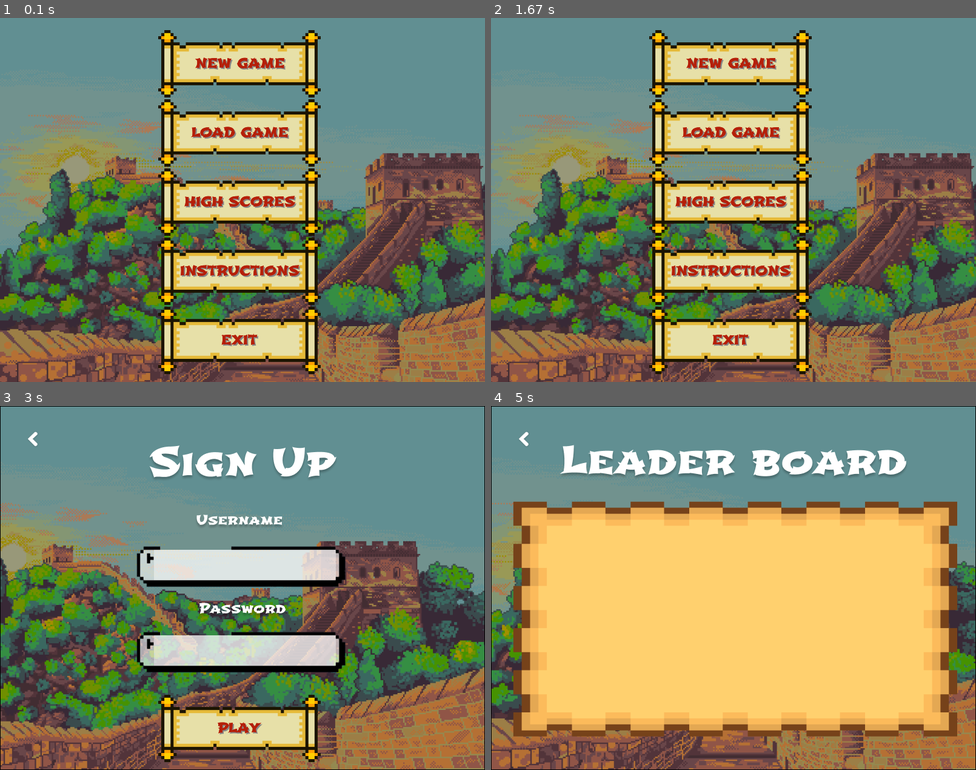
Above: before the commit, frames 1-4 (two rows, left to right).
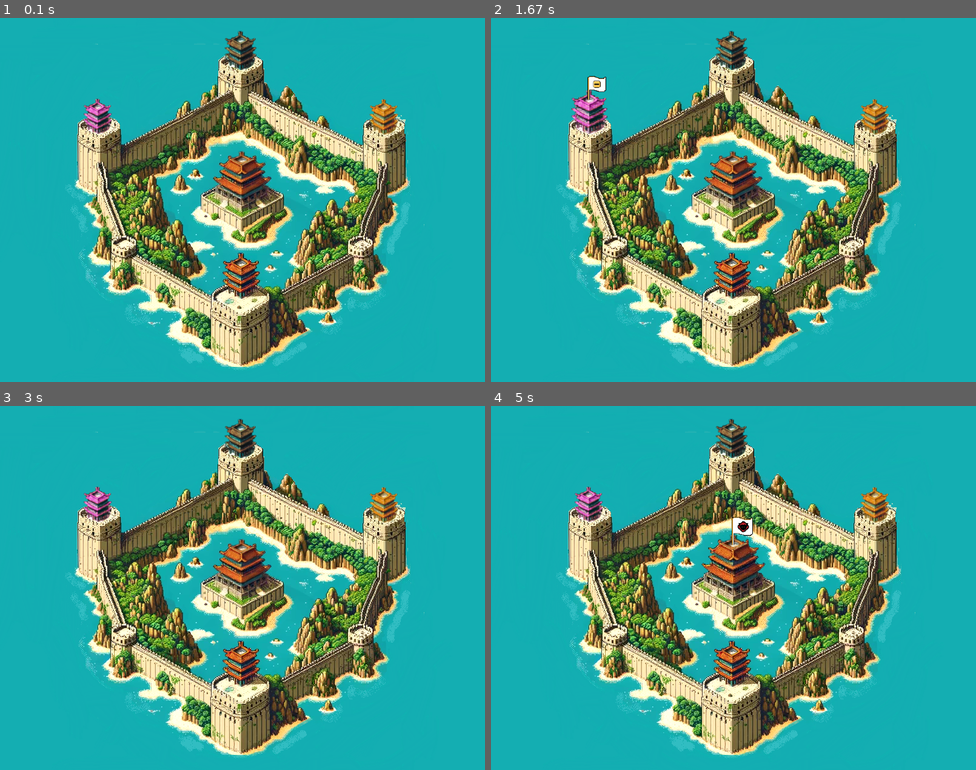
Above: after the commit, the same moments.

Repository: jocelyn-chang/digit-dynasty
Game: pygame game, started from mainMenu.py
The game is run twice, just before and just after one commit, with the same random seed, the same clock (stepped at 60 frames per second) and the same inputs.
Inputs (mouse positions are in pixels of both pictures, inside the frame that each line leads up to):
- Up to frame 1 (0.1 s): no input
- Up to frame 2 (1.67 s): click (733, 200) at 0.38 s; click (617, 203) at 0.72 s; click (588, 119) at 1.55 s
- Up to frame 3 (3 s): click (252, 464) at 1.88 s; click (247, 624) at 2.22 s; click (227, 526) at 2.55 s
- Up to frame 4 (5 s): click (728, 442) at 3.38 s; click (883, 580) at 3.72 s; click (592, 518) at 4.55 s; click (752, 573) at 4.88 s

The runs differ from the first frame. In frame 1, 99% of the frame differs, in the area x 0-100%, y 0-100%; in frame 2, 99%; in frame 3, 99%; in frame 4, 99%.

Commit message:
main menu

Diff:
--- a/mainMenu.py
+++ b/mainMenu.py
@@ -1,6 +1,7 @@
 # Import appropriate libraries
 import pygame, sys, csv
 from Button import Button
+from GameMap import load_map
 
 # Define screen dimensions
 SCREEN_WIDTH = 800
@@ -99,6 +100,7 @@
                     main_menu()
                 elif PLAY_BUTTON.checkInput(GAME_MOUSE_POS):
                     append_to_csv(username, password)
+                    load_map()
                 elif username_rect.collidepoint(event.pos):
                     username_active = not username_active
                     password_active = False
--- a/question.py
+++ b/question.py
@@ -1,5 +1,5 @@
 import random
-from player import Player
+from Player import Player
 
 #inherits stuff from player class
 class Question (Player):
